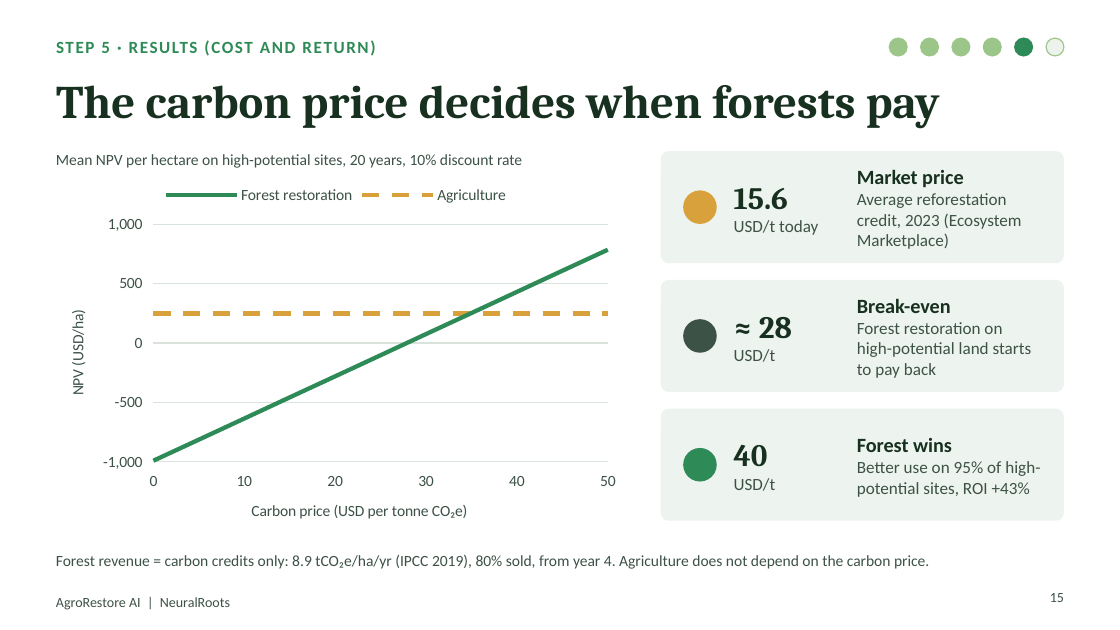
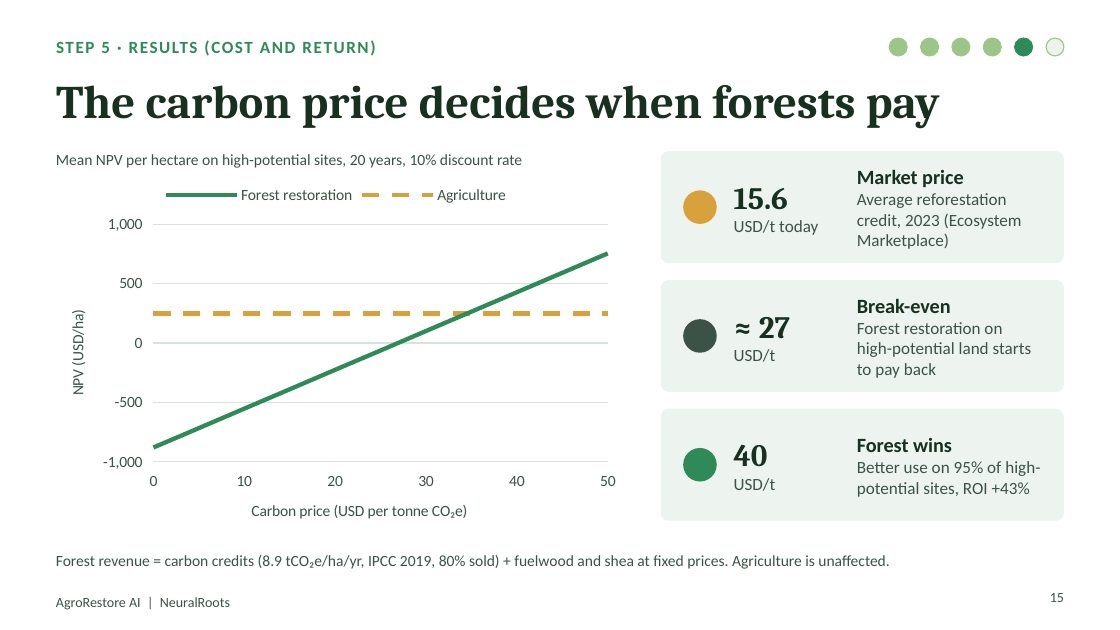
Before and after one commit to TypsonRS/ds-capstoneKSD, a slide deck: slide 15 of PROJECT_DATA_SCIENCE/presentation/AgroRestoreAI_DemoDay.pptx. Drawn at 1120x630 pixels with LibreOffice and Linux fonts; fonts in the diff are those of the drawing. Boxes give left, top, right and bottom in pixels: in the first picture for what was removed or moved away, otherwise in the second. Text is boxed around its words. In the diff, an @@ line names an element or a change of style, - is before the commit and + after.

```diff
--- a/PROJECT_DATA_SCIENCE/presentation/AgroRestoreAI_DemoDay.pptx
+++ b/PROJECT_DATA_SCIENCE/presentation/AgroRestoreAI_DemoDay.pptx
@@ scatter lines chart at (45, 174, 627, 543) @@
-Forest restoration: (0, -990), (5, -810), (10, -640), (15, -460), (20, -280), (25, -100), (30, 80), (35, 250), (40, 430), (45, 610), (50, 780)
+Forest restoration: (0, -880), (5, -720), (10, -550), (15, -390), (20, -230), (25, -60), (30, 100), (35, 260), (40, 430), (45, 590), (50, 750)
@@ text at (759, 317, 790, 339): text changed @@
-≈ 28
+≈ 27
@@ text at (56, 555, 889, 569): text changed @@
-Forest revenue = carbon credits only: 8.9 tCO₂e/ha/yr (IPCC 2019), 80% sold, from year 4. Agriculture does not depend on the carbon price.
+Forest revenue = carbon credits (8.9 tCO₂e/ha/yr, IPCC 2019, 80% sold) + fuelwood and shea at fixed prices. Agriculture is unaffected.
```
Also in this commit, not shown: 1 other slide changed, 1 other file.
